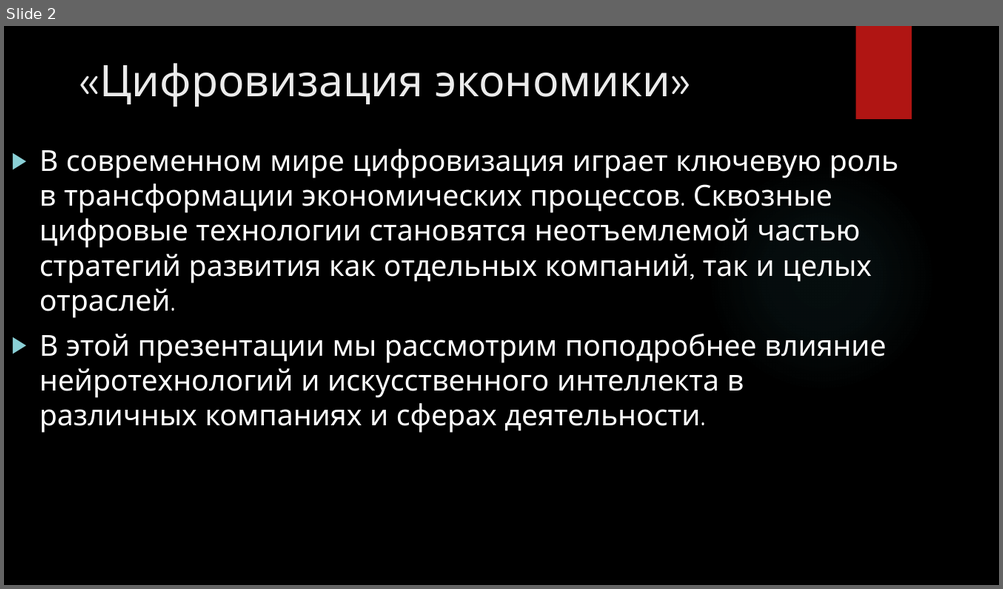
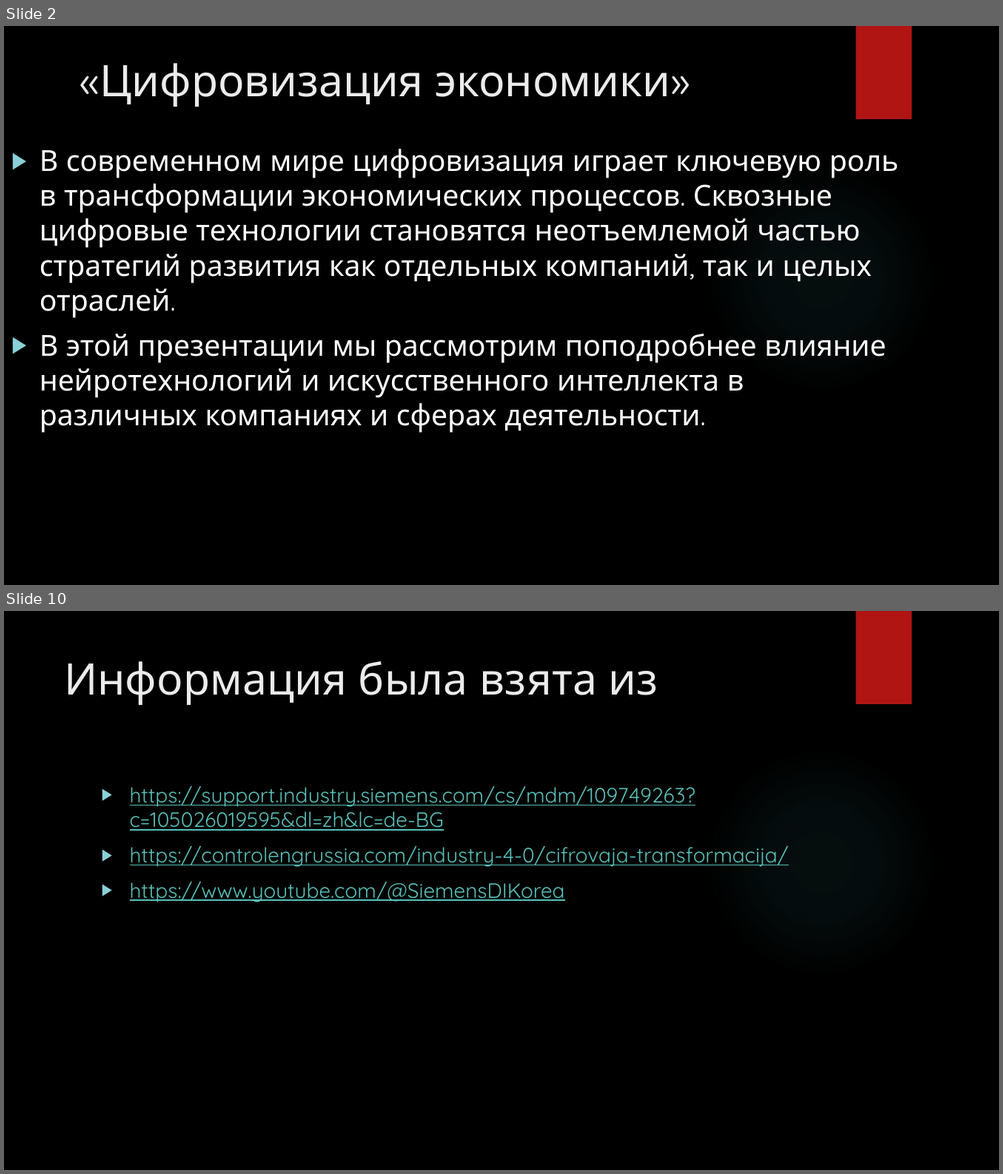
Before and after one commit to Sa4a1/studyLastYear, a slide deck: Экономика Презентация/Цифровизация экономики.pptx. Shown one above the other, each under a label of ours: slide 2 before the commit, slides 2 and 10 after it; the slides between them are not shown. The pictures are 1003x589 and 1003x1174 pixels, drawn with LibreOffice and Linux fonts; fonts in the diff are those of the drawing; background and template pictures are left out. Boxes give left, top, right and bottom in pixels: in the first picture for what was removed or moved away, otherwise in the second. Text is boxed around its words. In the diff, an @@ line names an element or a change of style, - is before the commit and + after.

```diff
--- a/Экономика Презентация/Цифровизация экономики.pptx
+++ b/Экономика Презентация/Цифровизация экономики.pptx
@@ slide 10 added at (4, 611, 999, 1170), background picture (left out); not listed: 2 template elements that a slide beside it also shows @@
@@ title added at (64, 661, 658, 705), 42 pt, text #EBEBEB @@
+Информация была взята из
@@ text added at (130, 786, 788, 903), 20 pt, text #58C1BA, underline @@
+▶ https://support.industry.siemens.com/cs/mdm/109749263?c=105026019595&dl=zh&lc=de-BG
+▶ https://controlengrussia.com/industry-4-0/cifrovaja-transformacija/
+▶ https://www.youtube.com/@SiemensDIKorea
```
Also in this commit, not shown: 1 slide changed, 6 other slides added, 1 slide removed, 1 other file.
